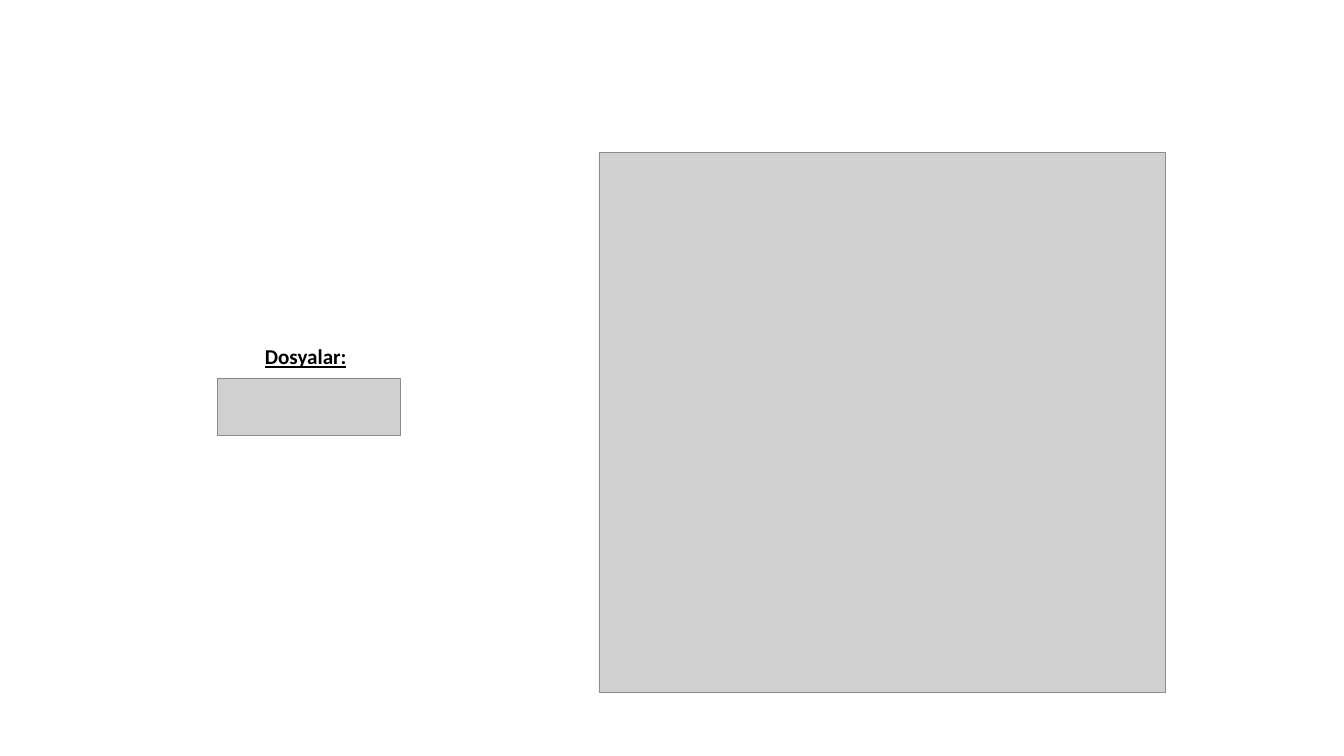
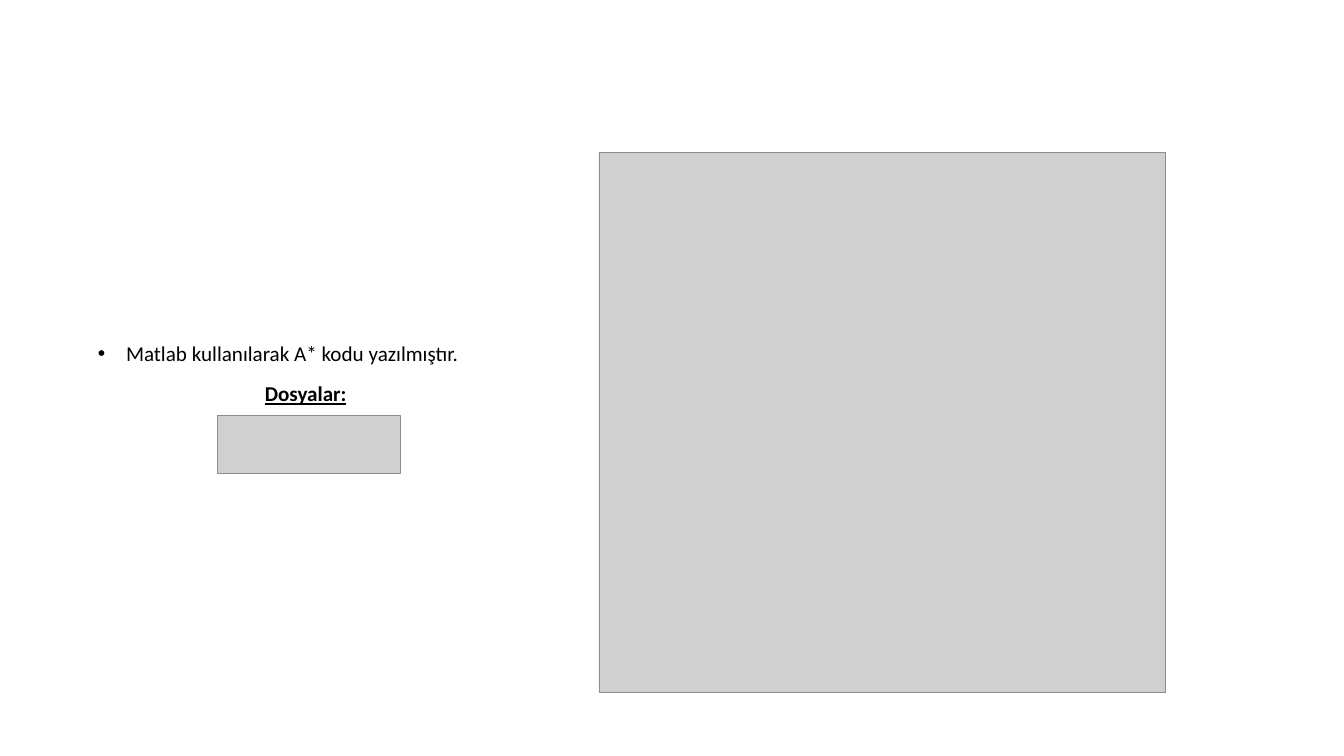
Before and after one commit to Fatabi/YL_Bitirme_Tezim, a slide deck: slide 3 of Presentation_Sources.pptx. Drawn at 1344x756 pixels with LibreOffice and Linux fonts; fonts in the diff are those of the drawing; grey boxes stand for pictures; background and template pictures are left out. Boxes give left, top, right and bottom in pixels: in the first picture for what was removed or moved away, otherwise in the second. Text is boxed around its words. In the diff, an @@ line names an element or a change of style, - is before the commit and + after.

```diff
--- a/Presentation_Sources.pptx
+++ b/Presentation_Sources.pptx
@@ text added at [126, 346, 458, 365], 27 pt, text #000000 @@
+• Matlab kullanılarak A* kodu yazılmıştır.
@@ text "Dosyalar:": place and size @@
-text "Dosyalar:" at [265, 349, 347, 368]
+text "Dosyalar:" at [265, 386, 347, 405]
@@ picture: place and size @@
-picture at [218, 378, 400, 435]
+picture at [218, 416, 400, 473]
```
Also in this commit, not shown: 1 slide added, 10 other files.
